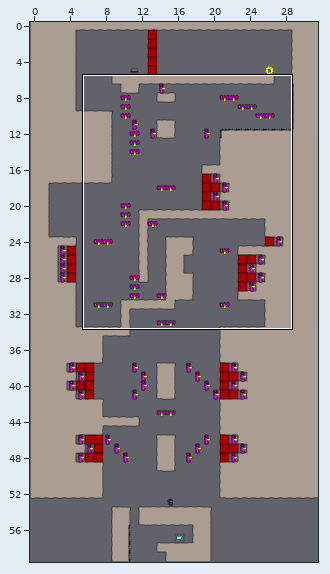
One commit to this Tiled map: raw/levelconverter/maps/l15.tmx. Above, an overview of the earlier version with the close-up marked.
Close-up. Before the edit:
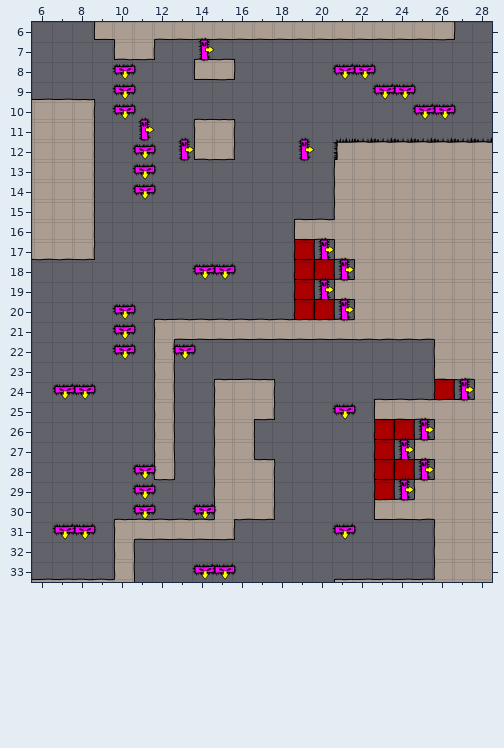
Cells are 40x40 px. Shown: x 6..28, y 6..33. The commit also changed other parts of the map, which this record leaves out.
New version:
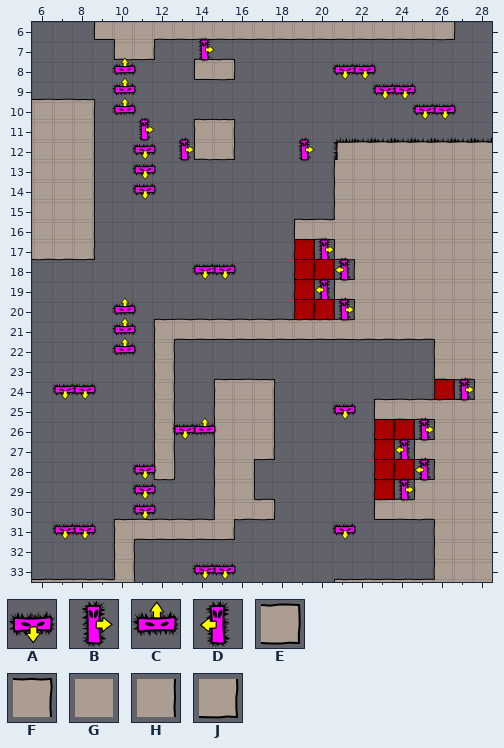
Key: from "objectpalette": A 72, B 73, C 74, D 75; from "world1": E 2, F 10, G 17, H 18, J 26.
_ is an empty cell.
Tiles replaced or removed in this view: A, B, F, G, H, J.
Diff:
Changed rows in their new state; . is an unchanged cell.
Layer "walls":
first column x 16:
25 .H
26 GH
27 GJ
28 H_
29 H_
30 .E
Layer "objects":
first column x 10:
 8 C
 9 C
10 C
first column x 10:
18 ...........D
19 ..........D.
20 C...........
21 C...........
22 C.._........
first column x 13:
26 AC...........
27 ...........D.
28 ............D
30 ._...........
Changed places in both close-ups, as pixel boxes (x1, y1, x2, y2):
changed: (121, 57, 129, 120)
changed: (315, 266, 354, 294)
changed: (121, 297, 129, 360)
removed: (172, 343, 197, 360)
changed: (253, 401, 276, 521)
added: (172, 417, 217, 440)
changed: (395, 446, 434, 474)
removed: (192, 503, 217, 519)
